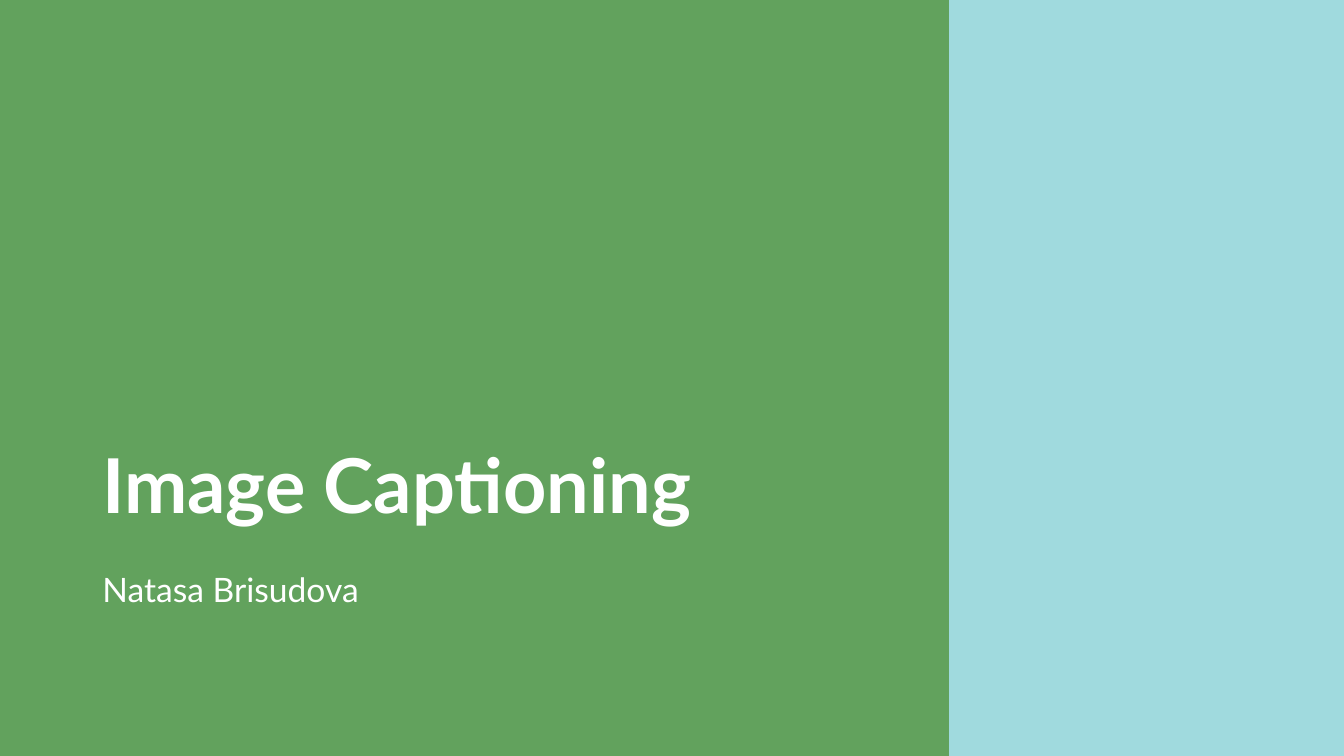
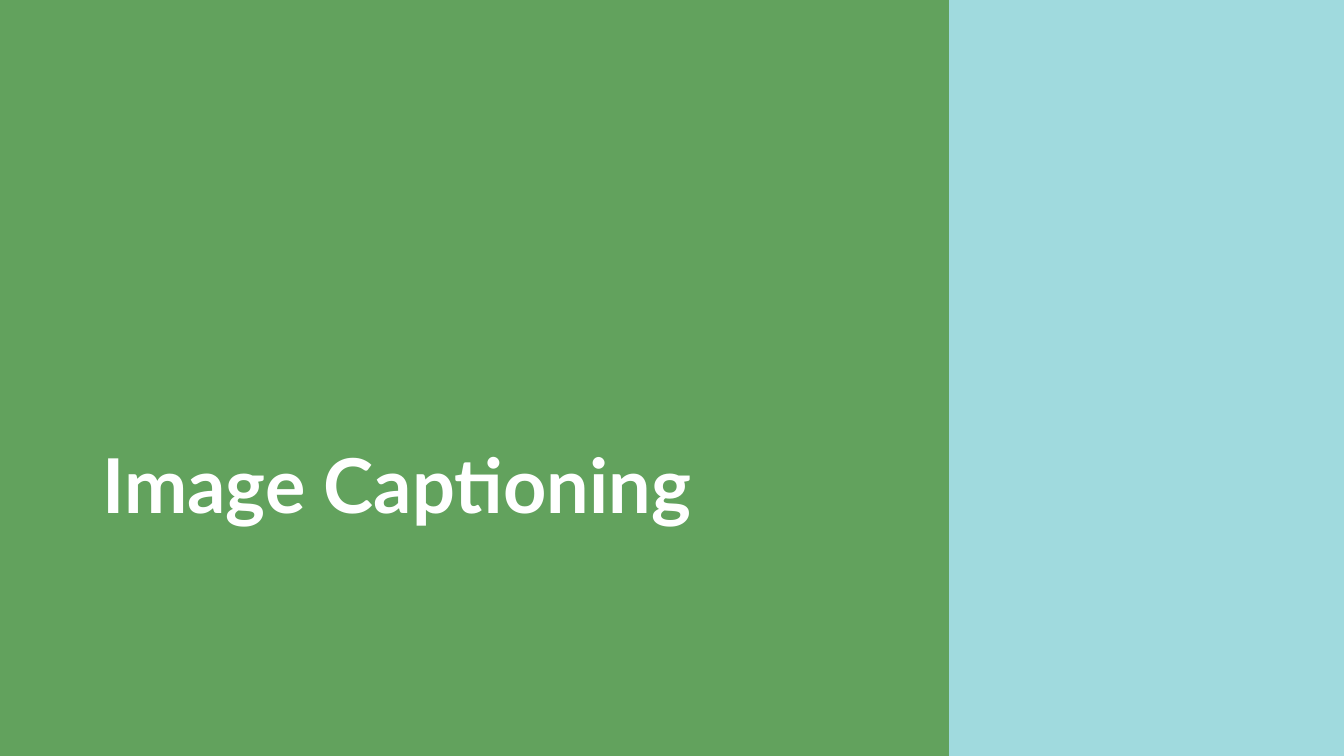
Before and after one commit to sasivatsal7122/DL-Image-Caption-Generator, a slide deck: slide 1 of ImageCaption.pptx. Drawn at 1344x756 pixels with LibreOffice and Linux fonts; fonts in the diff are those of the drawing. Boxes give left, top, right and bottom in pixels: in the first picture for what was removed or moved away, otherwise in the second. Text is boxed around its words. In the diff, an @@ line names an element or a change of style, - is before the commit and + after.

```diff
--- a/ImageCaption.pptx
+++ b/ImageCaption.pptx
@@ subtitle removed at (x1=102, y1=577, x2=359, y2=602) @@
-Natasa Brisudova
```
Also in this commit, not shown: 10 other slides changed.
